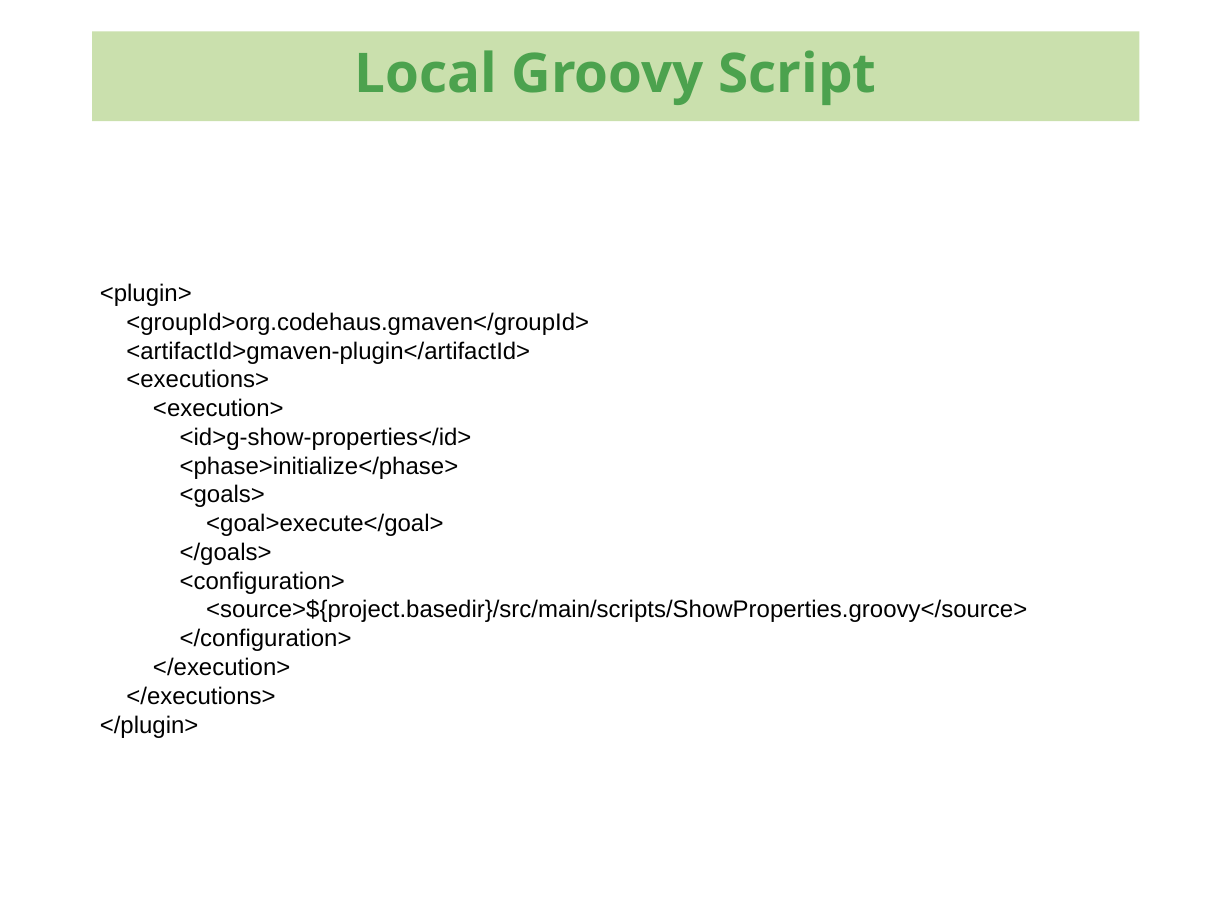
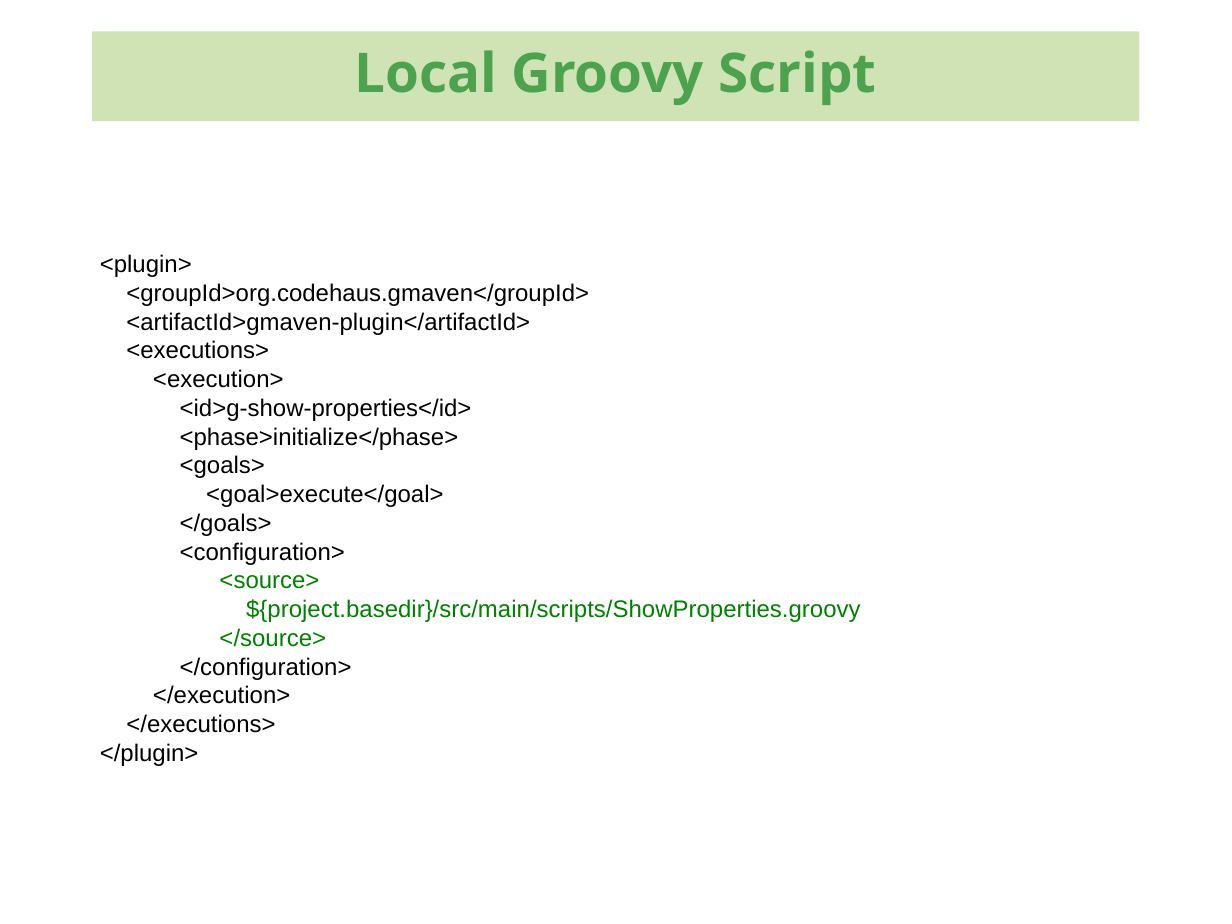
Before and after one commit to kenglxn/seam-maven-refimpl, a slide deck: slide 19 of sandbox/loo/gmaven-lynforedrag/gmaven-lynforedrag.odp (slide 18 before the commit). Drawn at 1232x924 pixels with LibreOffice and Linux fonts; fonts in the diff are those of the drawing; background and template pictures are left out. Boxes give left, top, right and bottom in pixels: in the first picture for what was removed or moved away, otherwise in the second. Text is boxed around its words. In the diff, an @@ line names an element or a change of style, - is before the commit and + after.

Commit message:
Updated GMaven lightning talk

```diff
--- a/sandbox/loo/gmaven-lynforedrag/gmaven-lynforedrag.odp
+++ b/sandbox/loo/gmaven-lynforedrag/gmaven-lynforedrag.odp
@@ text "<plugin>": place and size @@
-text "<plugin>" at [100,283,1027,738]
+text "<plugin>" at [100,254,860,766]
@@ text at [219,574,860,647]: text changed; text colour #000000 to #008000 @@
-<source>${project.basedir}/src/main/scripts/ShowProperties.groovy</source>
+<source>
+${project.basedir}/src/main/scripts/ShowProperties.groovy
+</source>
```
Also in this commit, not shown: 27 other slides changed, 2 slides added, 5 other files.
